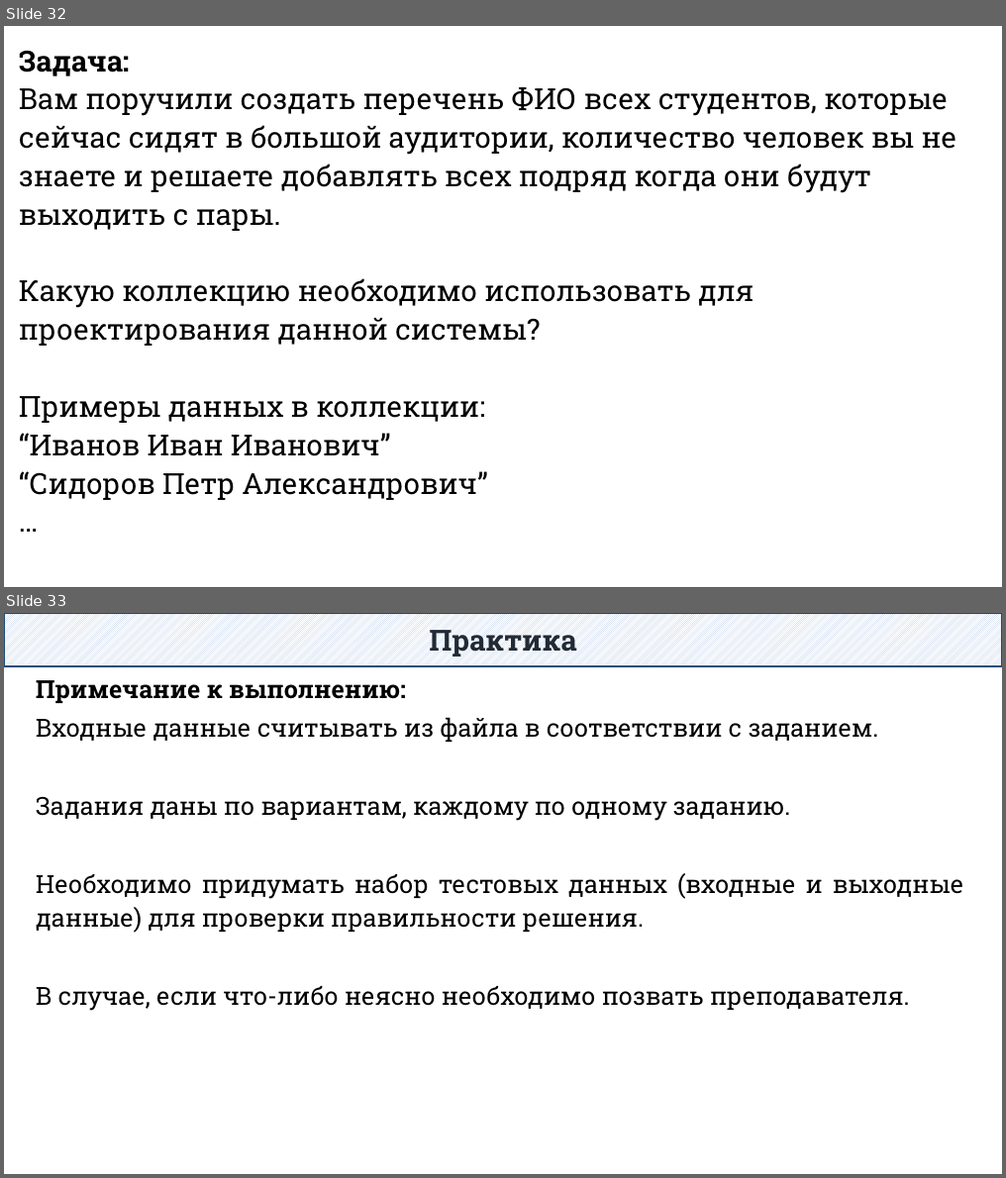
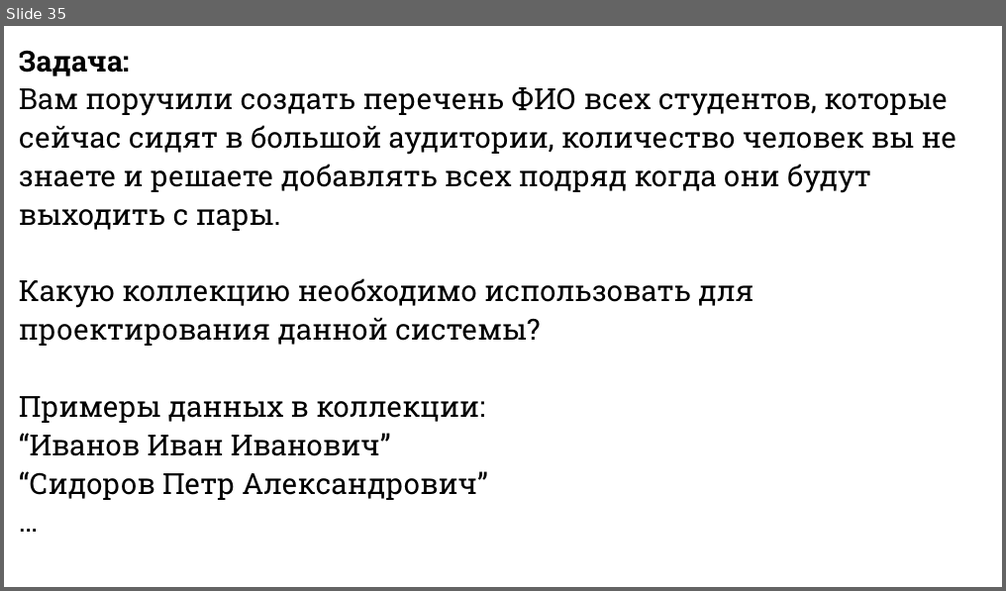
Before and after one commit to DaniilKlyukin/ITiP-1, a slide deck: Лекции/ИТиП лек 3 (лр 3, практическая 2).pptx. Shown one above the other, each under a label of ours: slides 32 and 33 before the commit, slide 35 after it. The pictures are 1006x1178 and 1006x591 pixels, drawn with LibreOffice and Linux fonts; fonts in the diff are those of the drawing. Boxes give left, top, right and bottom in pixels: in the first picture for what was removed or moved away, otherwise in the second. Text is boxed around its words. In the diff, an @@ line names an element or a change of style, - is before the commit and + after.

```diff
--- a/Лекции/ИТиП лек 3 (лр 3, практическая 2).pptx
+++ b/Лекции/ИТиП лек 3 (лр 3, практическая 2).pptx
@@ slide 33 removed at (x1=4, y1=613, x2=1002, y2=1174), background #FFFFFF @@
@@ rectangle removed at (x1=4, y1=613, x2=1002, y2=666) @@
-Практика
@@ text removed at (x1=36, y1=680, x2=964, y2=1011) @@
-Примечание к выполнению:
-Входные данные считывать из файла в соответствии с заданием.
-Задания даны по вариантам, каждому по одному заданию.
-Необходимо придумать набор тестовых данных (входные и выходные данные) для проверки правильности решения.
-В случае, если что-либо неясно необходимо позвать преподавателя.
@@ what was slide 32 is now slide 35 @@
```
Also in this commit, not shown: 2 slides changed, 3 slides added, 31 other slides removed, 1 other file.
